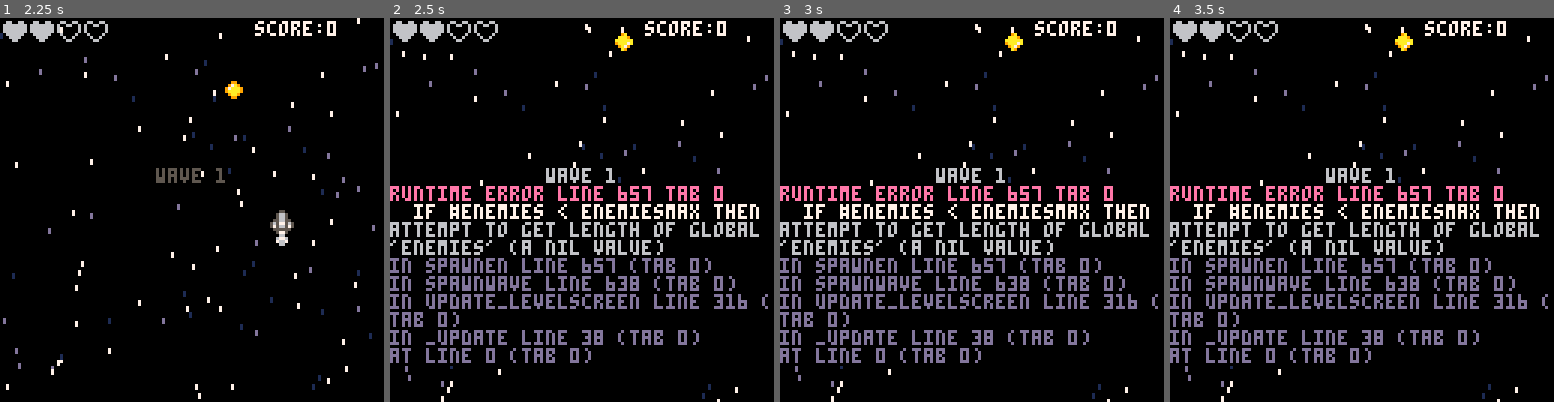
Above: before the commit, frames 1-4 (left to right).
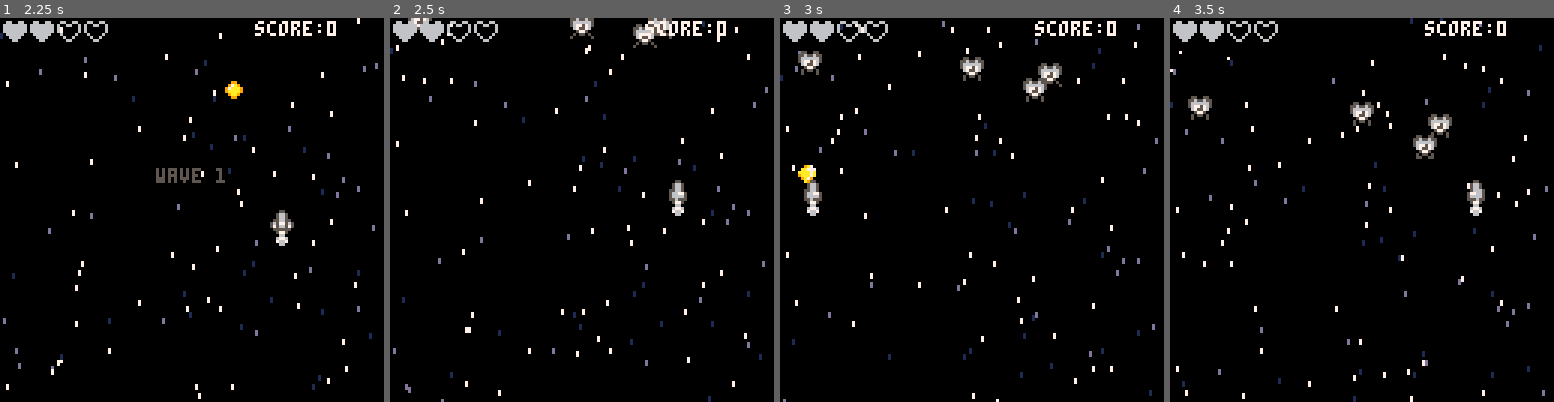
Above: after the commit, the same moments.

Repository: thorty/pico8_shmup
Game: PICO-8 cartridge myshmup2.p8
Two runs of this game, one before a commit and one after it. Both use one fixed random seed, a clock stepped at 60 frames per second and the inputs below.
Inputs:
- Up to frame 1 (2.25 s): tap X (X key) at 0.33, 1.07, 1.85 s; tap O (Z key) at 0.7, 1.7, 2.1 s; hold Right 1.6-2.1 s; hold Up from 2.15 s (still down)
- Up to frame 2 (2.5 s): release Up at 2.42 s; hold Right from 2.47 s (still down)
- Up to frame 3 (3 s): keep holding Right; tap O (Z key) at 2.5, 2.9 s; tap X (X key) at 2.97 s
- Up to frame 4 (3.5 s): release Right at 3.03 s; hold Left from 3.08 s (still down); tap O (Z key) at 3.3 s

Frame 1 is identical in both runs. In frame 2, 15% of the frame differs, in the area x 0-99%, y 0-100%; in frame 3, 15%; in frame 4, 15%.
Error before the commit: runtime error line 657 tab 0; if #enemies < enemiesmax then; attempt to get length of global 'enemies' (a nil value)

Commit message:
fix button mashing

Diff:
--- a/main.lua
+++ b/main.lua
@@ -8,6 +8,10 @@
 	wave=1
 	parts={}
 	lastwave=1
+	enemies={}
+	t=0
+	--for handling button mashing between screens
+	lockout=0
 end
 
 --drawing every frame (30 fps)
@@ -26,10 +30,13 @@
 		-- game over
 		draw_won()
 	end
+	--print(t,5,5,12)
+	--print(lockout)
 end
 
 
 function _update()
+	t+=1
 	if mode=="game" then
 		update_game()
 	elseif mode=="start" then
